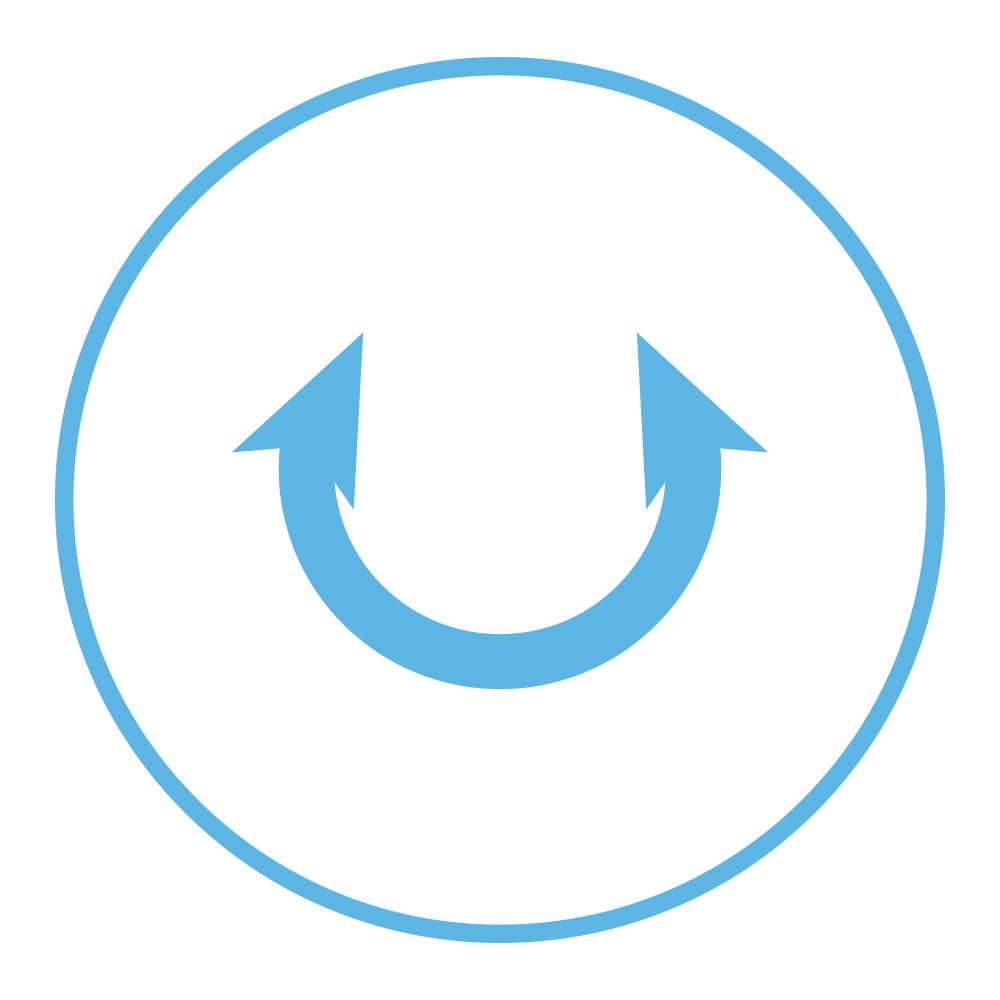
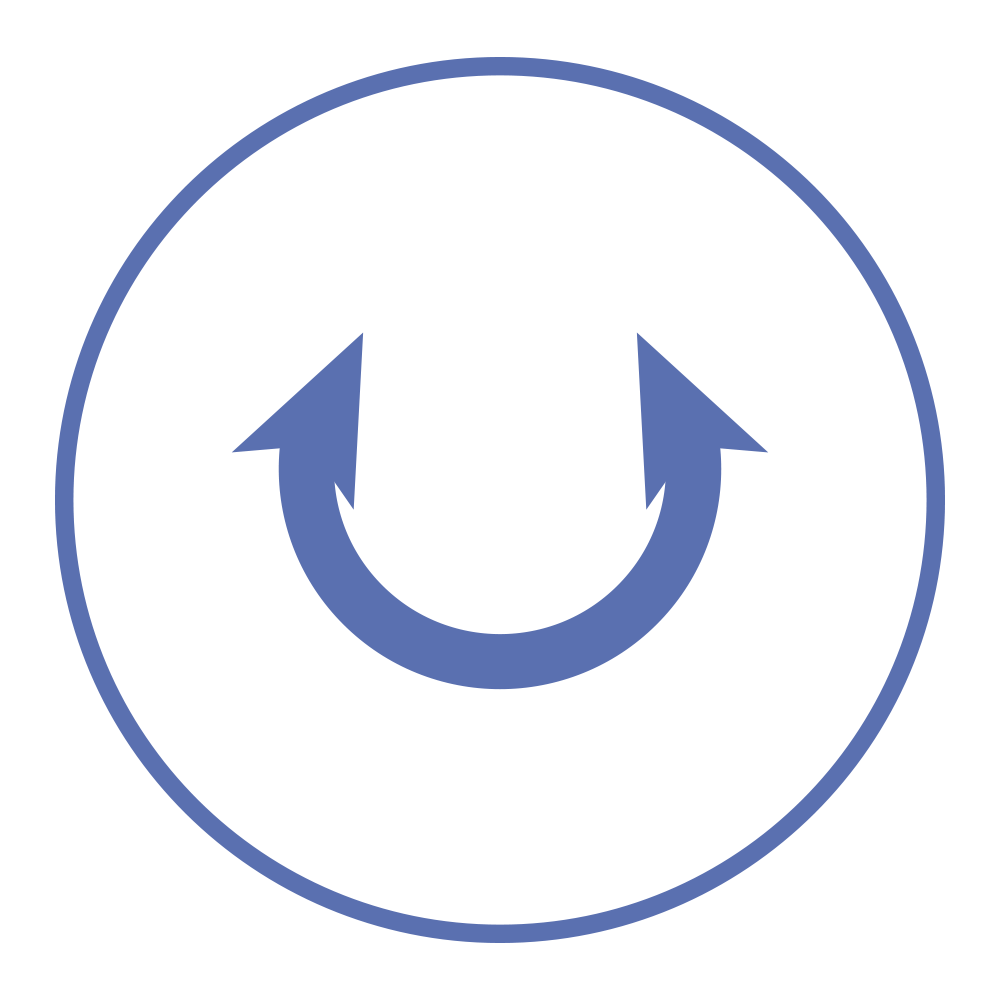
Revision of a layered 1000x1000 image; what changed, layer by layer:
pixels changed over [55, 57, 945, 943] (layer not identified)
